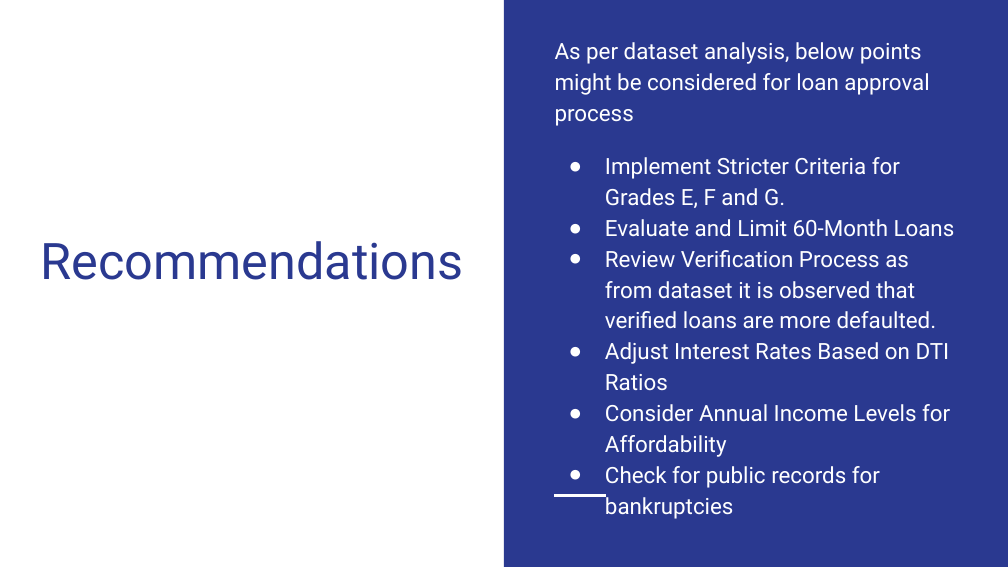
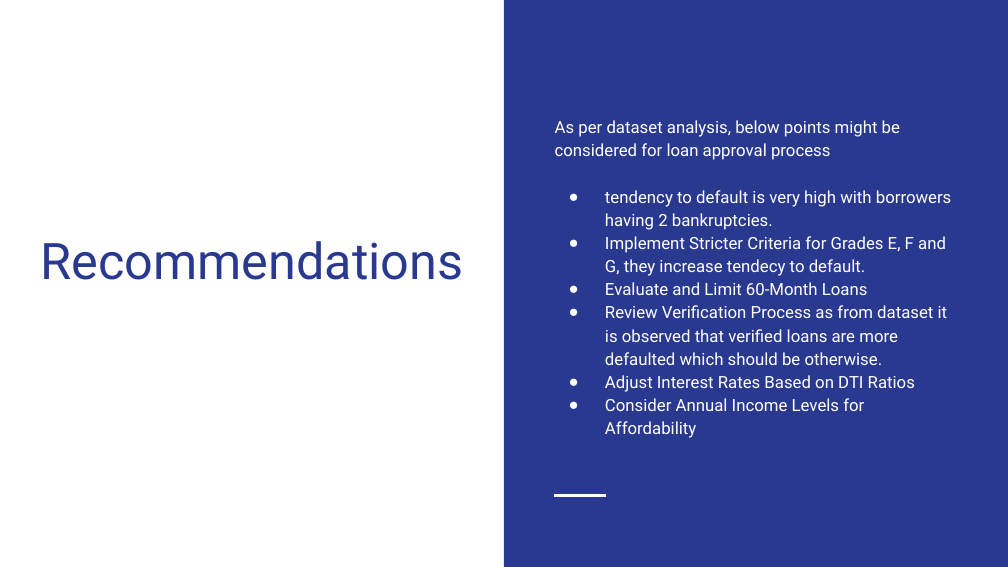
Before and after one commit to rajeevin/LendingClubCaseStudy, a slide deck: slide 22 of Lending Club Case study.pptx (slide 19 before the commit). Drawn at 1008x567 pixels with LibreOffice and Linux fonts; fonts in the diff are those of the drawing. Boxes give left, top, right and bottom in pixels: in the first picture for what was removed or moved away, otherwise in the second. Text is boxed around its words. In the diff, an @@ line names an element or a change of style, - is before the commit and + after.

```diff
--- a/Lending Club Case study.pptx
+++ b/Lending Club Case study.pptx
@@ text at bbox=[555, 120, 915, 438]: size 16 to 12 pt in "As per dataset analysis, below points might ...", "Evaluate and Limit 60-Month Loans", "Adjust Interest Rates Based on DTI Ratios", "Consider Annual Income Levels for Affordability" @@
@@ text at bbox=[605, 190, 952, 276]: text changed; size 16 to 12 pt @@
-● Implement Stricter Criteria for Grades E, F and G.
+● tendency to default is very high with borrowers having 2 bankruptcies.
+● Implement Stricter Criteria for Grades E, F and G, they increase tendecy to default.
@@ text at bbox=[605, 305, 948, 365]: text changed; size 16 to 12 pt @@
-● Review Verification Process as from dataset it is observed that verified loans are more defaulted.
+● Review Verification Process as from dataset it is observed that verified loans are more defaulted which should be otherwise.
@@ text at bbox=[605, 466, 880, 519]: paragraph removed @@
-● Check for public records for bankruptcies
```
Also in this commit, not shown: 11 other slides changed, 4 slides added, 1 slide removed, 1 other file.
